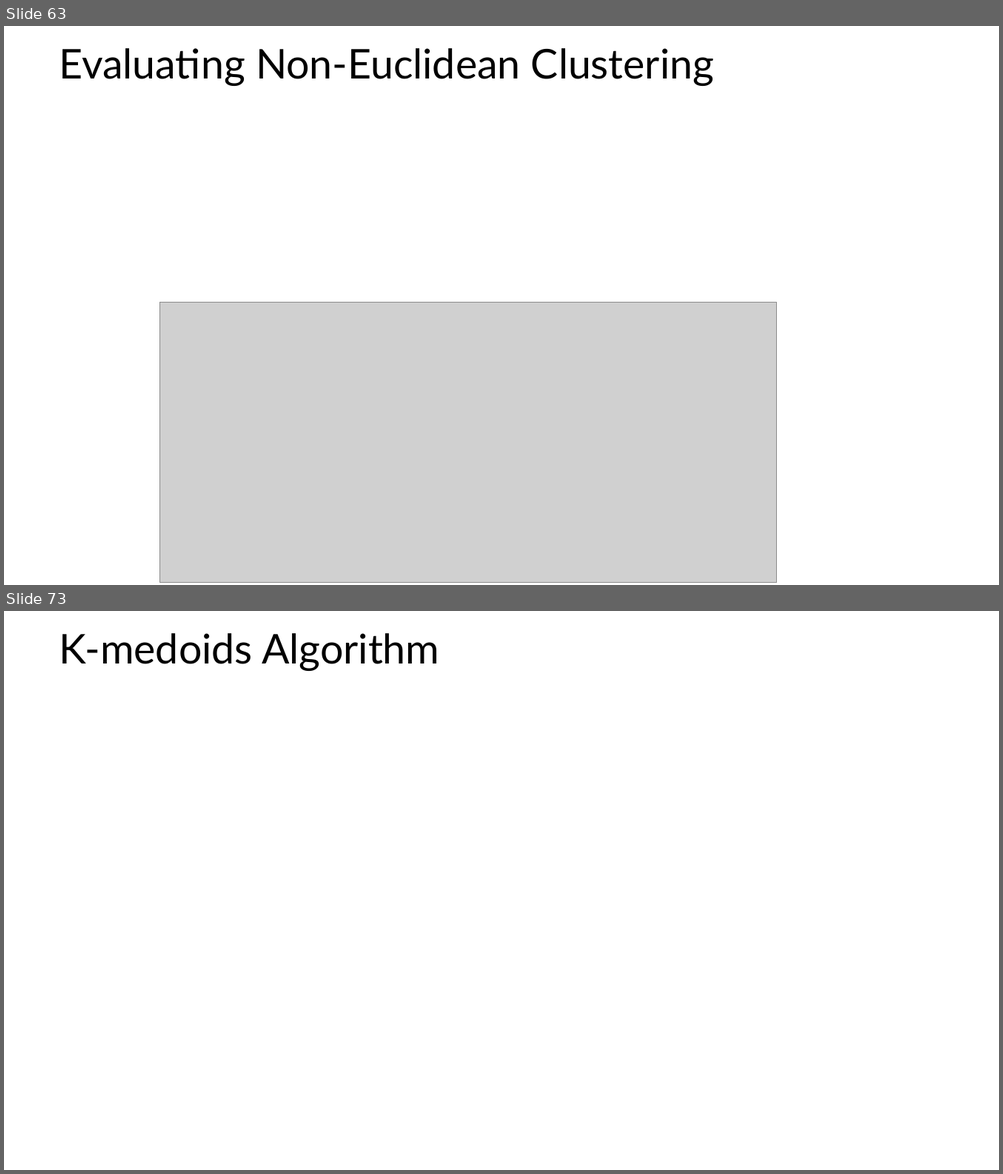
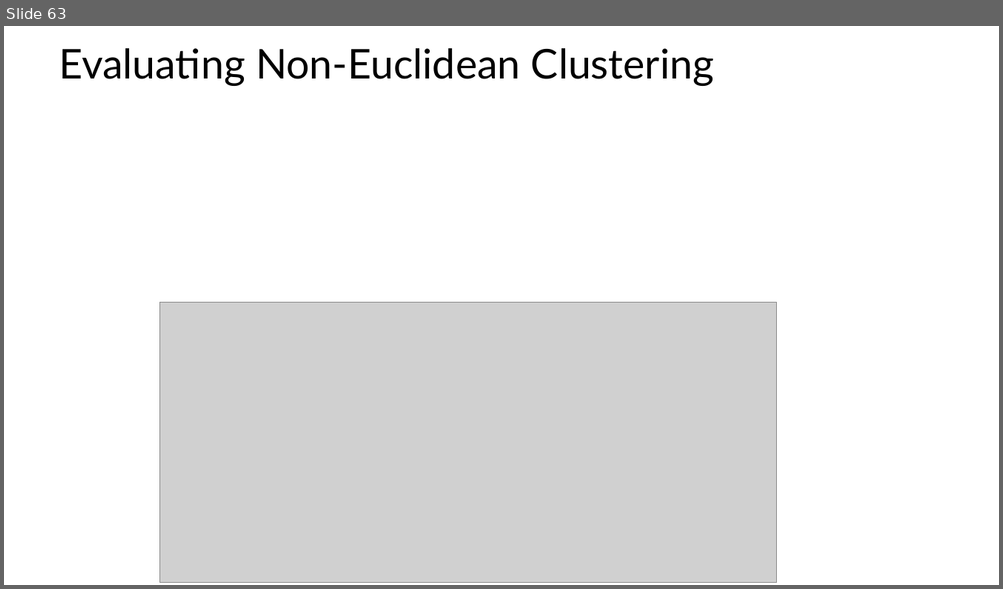
Before and after one commit to tenevian/Harvard-SSP-Data-Mining, a slide deck: slides/9_IntroductionToClustering_Part1.pptx. Shown one above the other, each under a label of ours: slides 63 and 73 before the commit, slide 63 after it; the slides between them are not shown. The pictures are 1003x1174 and 1003x589 pixels, drawn with LibreOffice and Linux fonts; fonts in the diff are those of the drawing; grey boxes stand for pictures. Boxes give left, top, right and bottom in pixels: in the first picture for what was removed or moved away, otherwise in the second. Text is boxed around its words. In the diff, an @@ line names an element or a change of style, - is before the commit and + after.

```diff
--- a/slides/9_IntroductionToClustering_Part1.pptx
+++ b/slides/9_IntroductionToClustering_Part1.pptx
@@ slide 73 removed at (4,611,999,1170), background #FFFFFF @@
@@ title removed at (59,633,439,671) @@
-K-medoids Algorithm
```
Also in this commit, not shown: 1 slide changed, 15 other slides removed, 1 other file.
